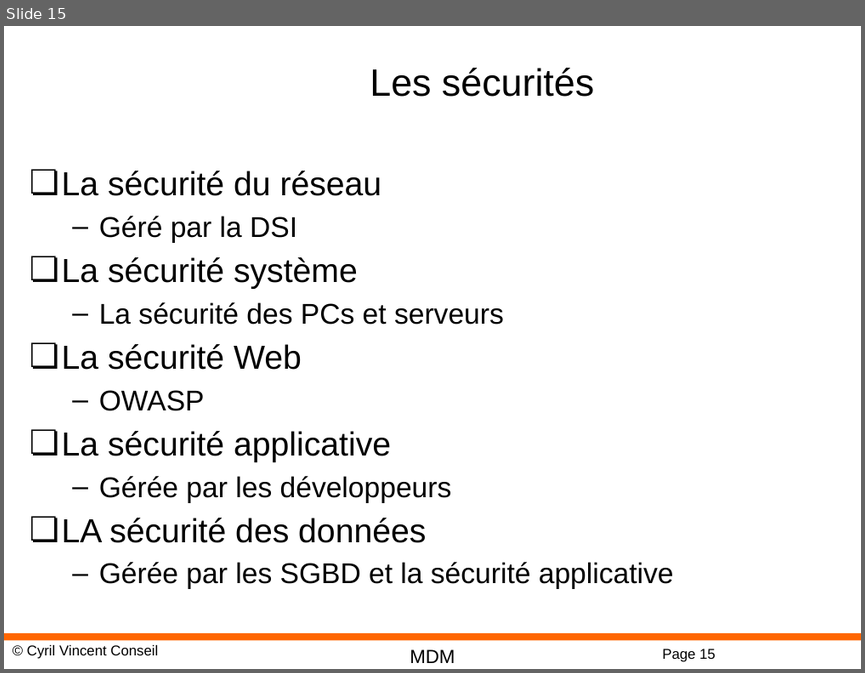
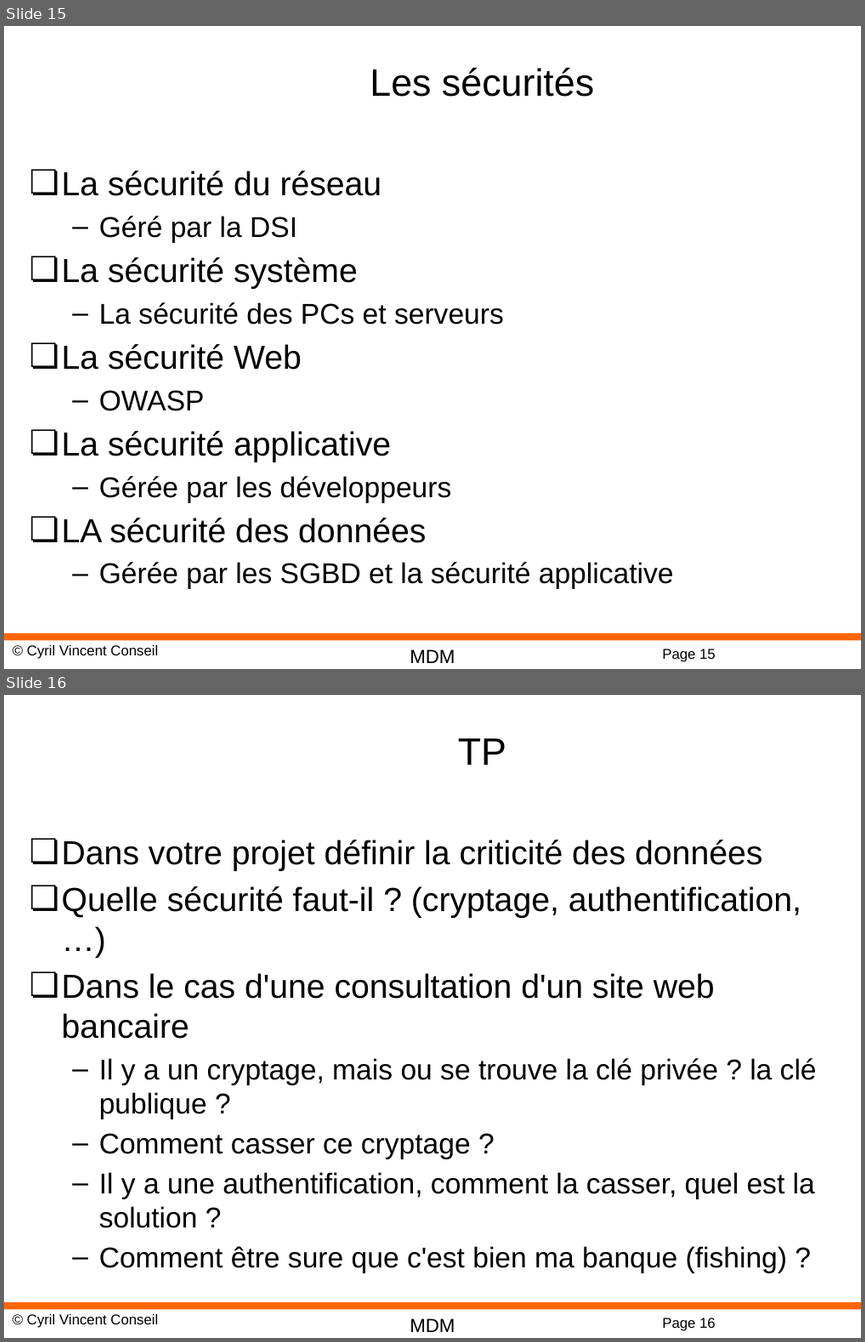
Before and after one commit to cyrilvincent/mdm, a slide deck: DM07-Security.pptx. Shown one above the other, each under a label of ours: slide 15 before the commit, slides 15 and 16 after it. The pictures are 865x673 and 865x1342 pixels, drawn with LibreOffice and Linux fonts; fonts in the diff are those of the drawing; background and template pictures are left out. Boxes give left, top, right and bottom in pixels: in the first picture for what was removed or moved away, otherwise in the second. Text is boxed around its words. In the diff, an @@ line names an element or a change of style, - is before the commit and + after.

```diff
--- a/DM07-Security.pptx
+++ b/DM07-Security.pptx
@@ slide 16 added at box(4, 695, 861, 1338), background #FFFFFF; not listed: 4 template elements that a slide beside it also shows @@
@@ title added at box(458, 738, 506, 765), 32 pt, text #000000 @@
+TP
@@ text added at box(62, 839, 817, 1273), 24 pt, text #000000 @@
+❏ Dans votre projet définir la criticité des données
+❏ Quelle sécurité faut-il ? (cryptage, authentification, …)
+❏ Dans le cas d'une consultation d'un site web bancaire
+  – Il y a un cryptage, mais ou se trouve la clé privée ? la clé publique ?
+  – Comment casser ce cryptage ?
+  – Il y a une authentification, comment la casser, quel est la solution ?
+  – Comment être sure que c'est bien ma banque (fishing) ?
```
Also in this commit, not shown: 12 other files.
